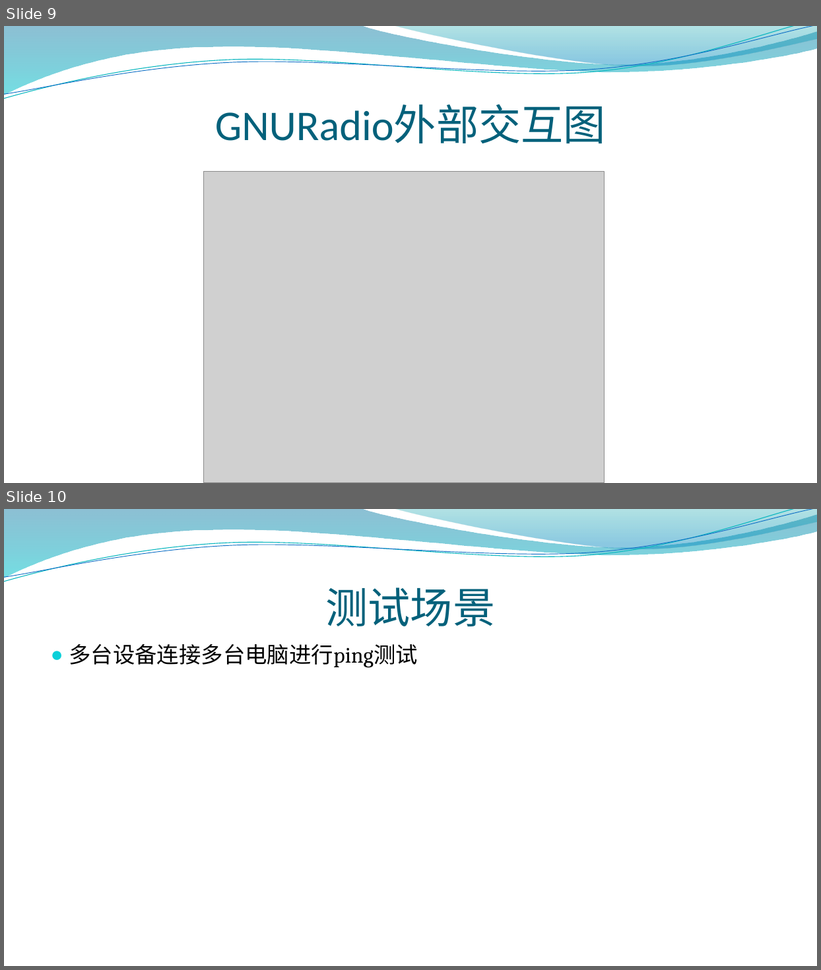
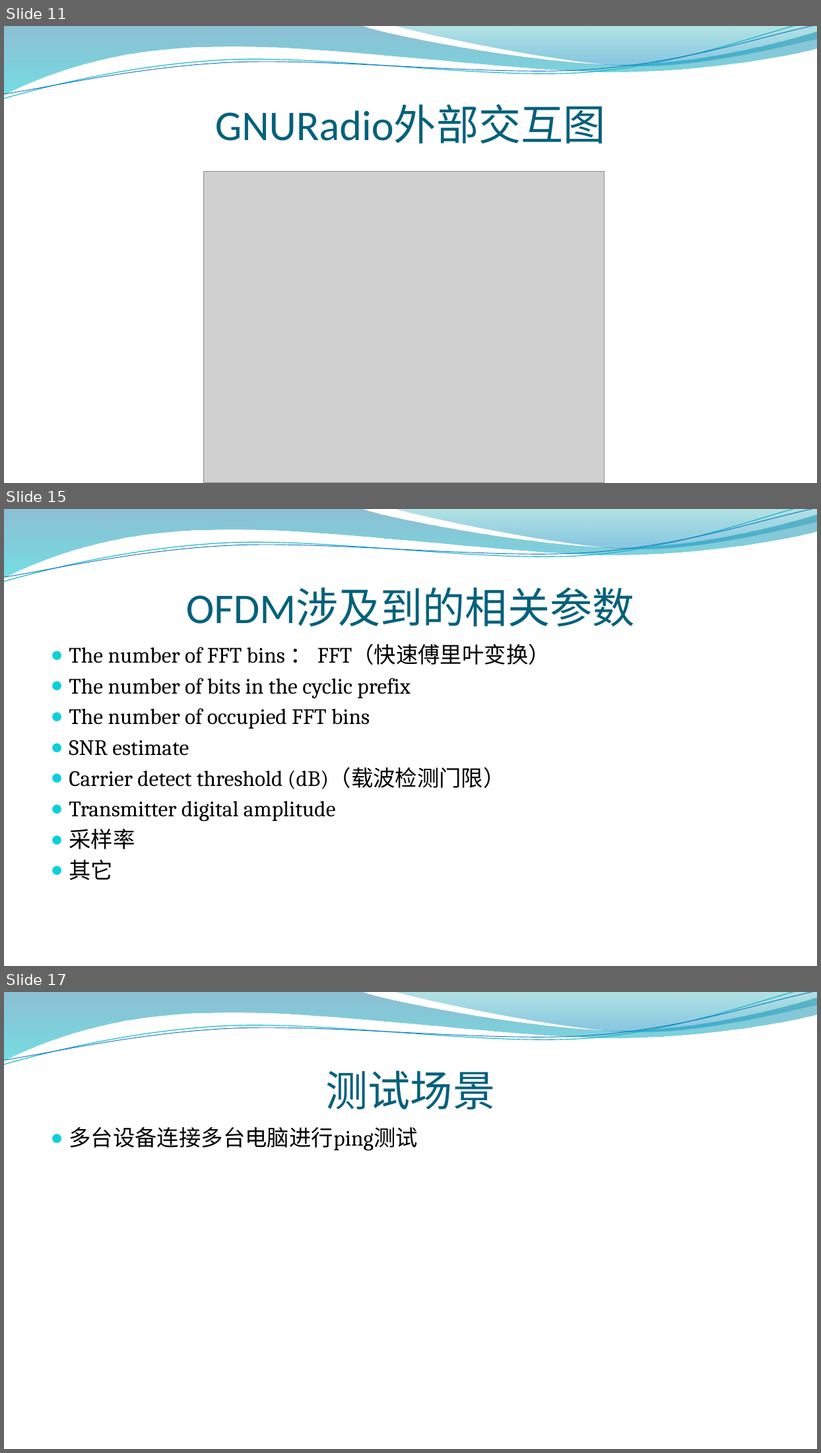
Before and after one commit to houwentaoff/test_gnuradio, a slide deck: doc/高速自组网.pptx. Shown one above the other, each under a label of ours: slides 9 and 10 before the commit, slides 11, 15 and 17 after it; the slides between them are not shown. The pictures are 821x970 and 821x1453 pixels, drawn with LibreOffice and Linux fonts; fonts in the diff are those of the drawing; grey boxes stand for pictures; background and template pictures are left out. Boxes give left, top, right and bottom in pixels: in the first picture for what was removed or moved away, otherwise in the second. Text is boxed around its words. In the diff, an @@ line names an element or a change of style, - is before the commit and + after.

```diff
--- a/doc/高速自组网.pptx
+++ b/doc/高速自组网.pptx
@@ slide 15 added at (4,509,817,966), background picture (left out); not listed: 4 template elements that a slide beside it also shows @@
@@ title added at (186,588,635,626), 50 pt, text #04617B @@
+OFDM涉及到的相关参数
@@ text added at (69,644,550,881), 26 pt, text #000000 @@
+● The number of FFT bins ： FFT（快速傅里叶变换）
+● The number of bits in the cyclic prefix
+● The number of occupied FFT bins
+● SNR estimate
+● Carrier detect threshold (dB)（载波检测门限）
+● Transmitter digital amplitude
+● 采样率
+● 其它
@@ what was slide 9 is now slide 11 @@
@@ what was slide 10 is now slide 17 @@
```
Also in this commit, not shown: 8 other slides added.
